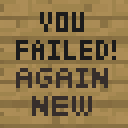
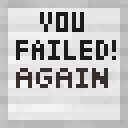
Layered file, before and after one edit (w=128, h=128). Changes by layer:
hid "图层 4 拷贝" over left=16, top=12, right=116, bottom=116
painted on "图层 2" over left=44, top=12, right=56, bottom=28
hid "图层 4" over left=32, top=96, right=92, bottom=116
added layer "图层 5" above "图层 1" over left=0, top=0, right=128, bottom=128
